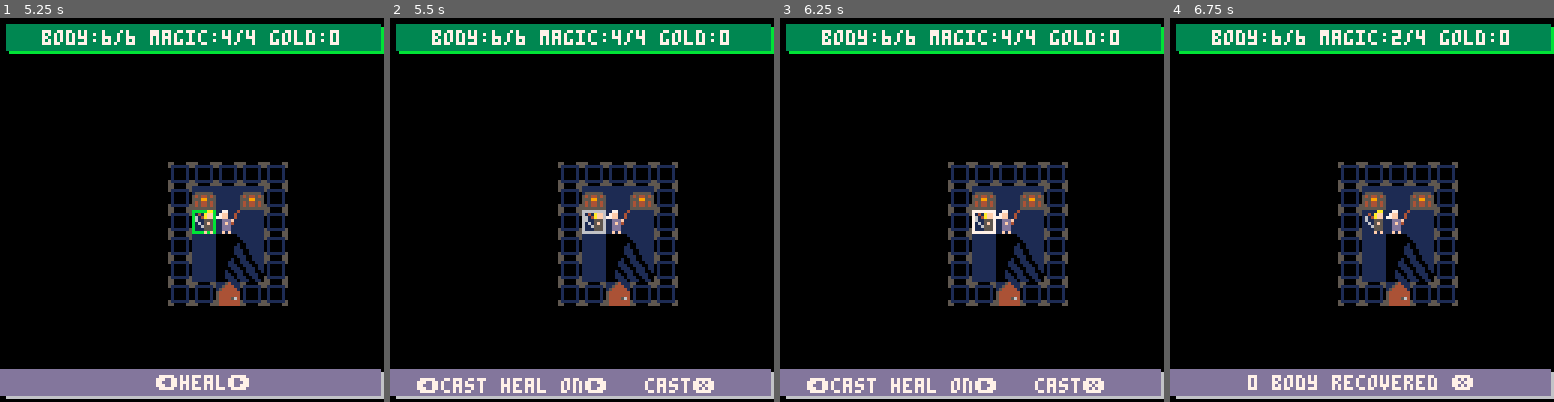
Above: before the commit, frames 1-4 (left to right).
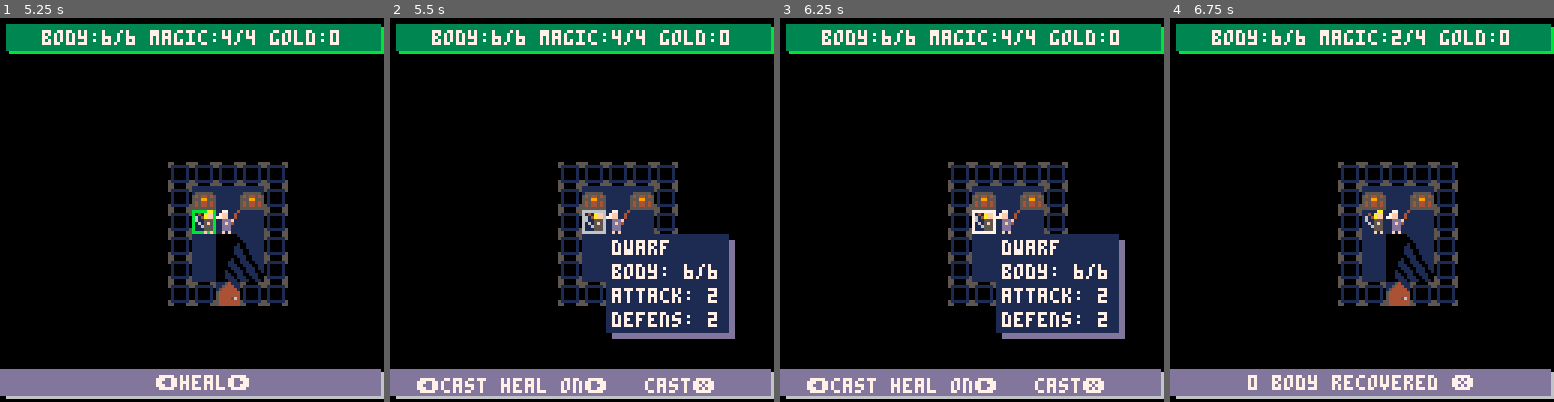
Above: after the commit, the same moments.

Repository: rad-corps/HQuest
Game: PICO-8 cartridge hq.p8
Same seed, same stepped clock (60 frames per second), same inputs: the game is played once before the commit and once after it.
Inputs:
- Up to frame 1 (5.25 s): tap O (Z key) at 0.33, 0.7, 1.43, 2.22, 3.1, 3.98, 4.87 s; tap X (X key) at 1.07, 2.07, 2.4, 2.73, 3.07, 3.4, 3.73, 4.07, 4.4, 4.73, 5.07 s; hold Left 1.97-2.37 s; hold Down 2.42-2.82 s; hold Right 2.87-3.53 s; hold Up 3.58-4.08 s; hold Right 4.13-4.53 s; hold Down 4.58-5.08 s; hold Left from 5.13 s (still down)
- Up to frame 2 (5.5 s): keep holding Left; tap X (X key) at 5.4 s
- Up to frame 3 (6.25 s): tap X (X key) at 5.73, 6.07 s; tap O (Z key) at 5.75 s; release Left at 5.8 s; hold Up 5.85-6.18 s; hold Left from 6.23 s (still down)
- Up to frame 4 (6.75 s): tap X (X key) at 6.4, 6.73 s; release Left at 6.63 s; tap O (Z key) at 6.63 s; hold Down from 6.68 s (still down)

Frame 1 is identical in both runs. In frame 2, 8.2% of the frame differs, in the area x 56-90%, y 56-84%; in frame 3, 8.2%; in frame 4, nothing differs.

Commit message:
show different coloured guis for hiliting players and enemies

Diff:
--- a/hq.p8
+++ b/hq.p8
@@ -711,17 +711,24 @@
 
 			if p.state == "attack_menu" or p.state == "spell_menu" then
 				local en = p.adjacent_enemies[p.attack_selection]
-				if en.human == nil then
-					local en_x = en.x * 8 + 8
-					local en_y = en.y * 8 + 8
-					--todo draw enemy stats
-					rectfill(en_x + 2, en_y + 2, en_x + 42, en_y + 34, 14)
-					rectfill(en_x, en_y, en_x + 40, en_y + 32, 2)
-					print(en.name, en_x + 2, en_y + 2, 7)
-					print("body: " .. en.bp .. "/" .. en.max_bp, en_x + 2, en_y + 10)
-					print("attack: " .. en.ap, en_x + 2, en_y + 18)
-					print("defens: " .. en.dp, en_x + 2, en_y + 26)
+				local rect1colour = 14
+				local rect2colour = 2
+				if en.human != nil then
+					en.dp = en.armour[2]
+					en.ap = en.weapon[2]
+					rect1colour = 13
+					rect2colour = 1
 				end
+				local en_x = en.x * 8 + 8
+				local en_y = en.y * 8 + 8
+				--todo draw enemy stats
+				rectfill(en_x + 2, en_y + 2, en_x + 42, en_y + 34, rect1colour)
+				rectfill(en_x, en_y, en_x + 40, en_y + 32, rect2colour)
+				print(en.name, en_x + 2, en_y + 2, 7)
+				print("body: " .. en.bp .. "/" .. en.max_bp, en_x + 2, en_y + 10)
+				print("attack: " .. en.ap, en_x + 2, en_y + 18)
+				print("defens: " .. en.dp, en_x + 2, en_y + 26)
+
 			end
 		end
 
@@ -1873,11 +1880,6 @@
 end
 function maptoindex(x, y)
  return ((x+1) * map_w) + y
-end
-function indextomap(index)
- local x = (index-1)/map_w
- local y = index - (x*w)
- return {x,y}
 end
 
 -- pop the first element off a table (unused
